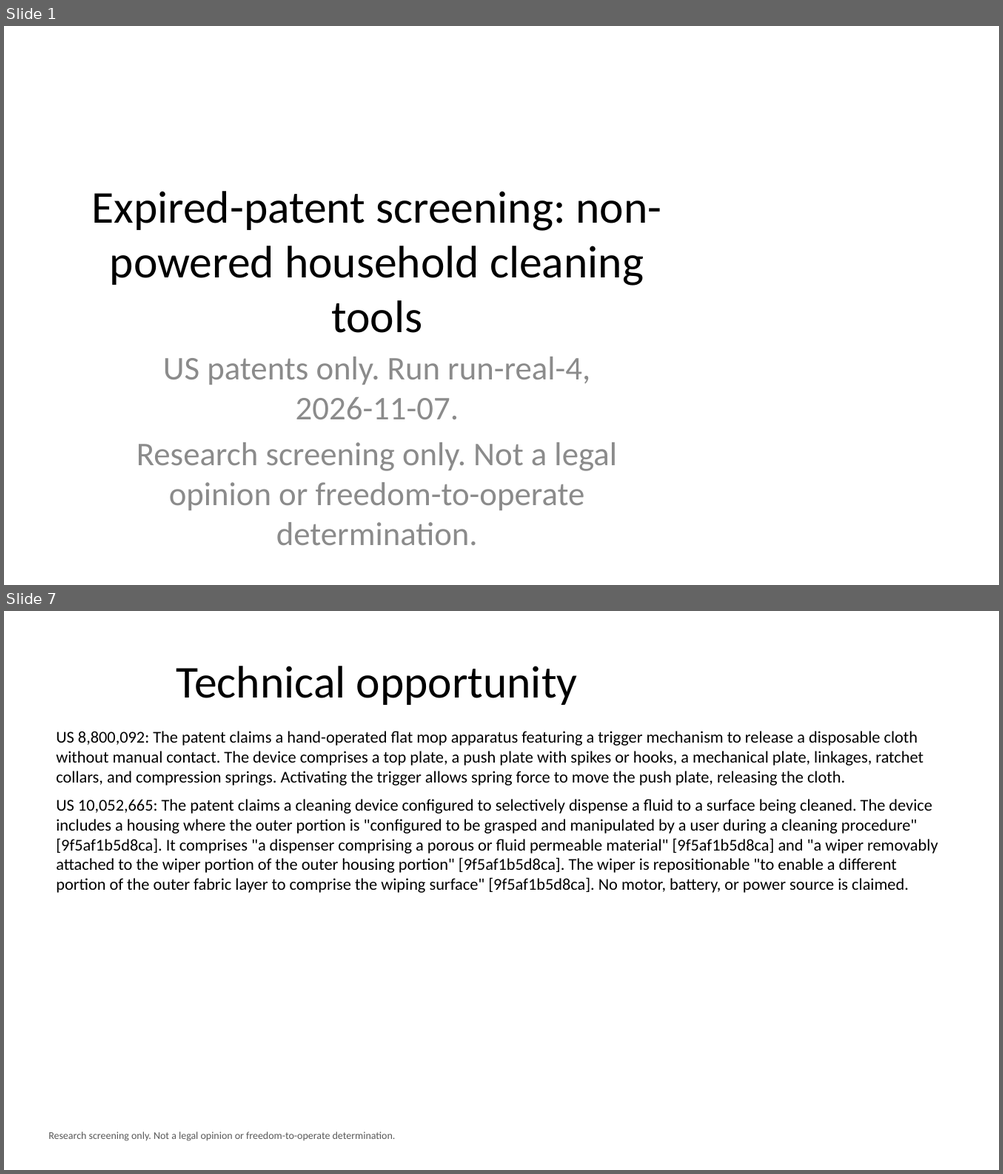
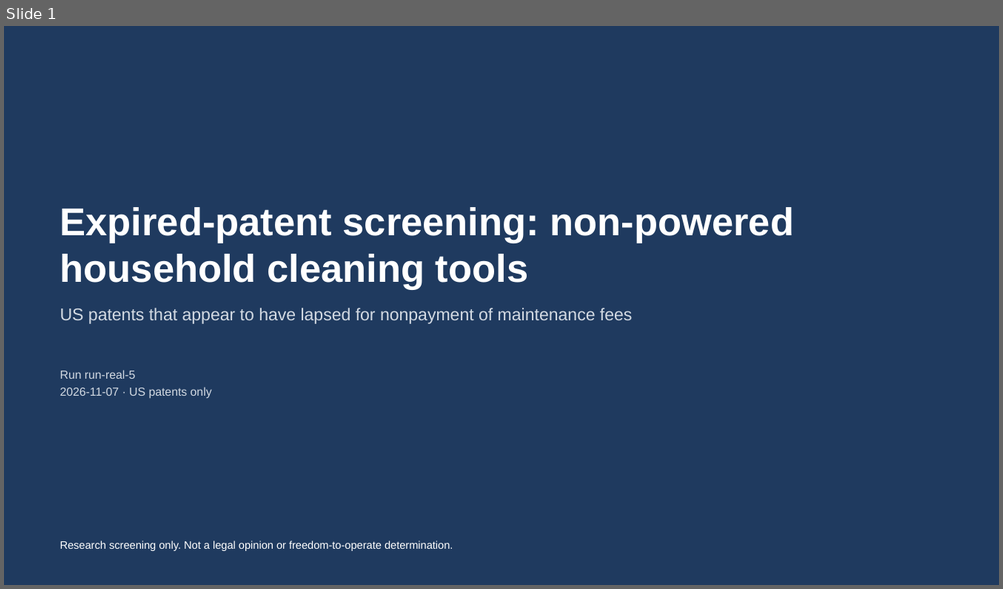
Before and after one commit to DhafinFawwaz/expired-patent-opportunity-agent, a slide deck: outputs/samples/deck.pptx. Shown one above the other, each under a label of ours: slides 1 and 7 before the commit, slide 1 after it; the slides between them are not shown. The pictures are 1003x1174 and 1003x589 pixels, drawn with LibreOffice and Linux fonts; fonts in the diff are those of the drawing. Boxes give left, top, right and bottom in pixels: in the first picture for what was removed or moved away, otherwise in the second. Text is boxed around its words. In the diff, an @@ line names an element or a change of style, - is before the commit and + after.

```diff
--- a/outputs/samples/deck.pptx
+++ b/outputs/samples/deck.pptx
@@ slide 7 removed at box(4, 611, 999, 1170), background #FFFFFF @@
@@ title removed at box(176, 666, 578, 705) @@
-Technical opportunity
@@ text removed at box(56, 731, 938, 893) @@
-US 8,800,092: The patent claims a hand-operated flat mop apparatus featuring a trigger mechanism to release a disposable cloth without manual contact. The device comprises a top plate, a push plate with spikes or hooks, a mechanical plate, linkages, ratchet collars, and compression springs. Activating the trigger allows spring force to move the push plate, releasing the cloth.
-US 10,052,665: The patent claims a cleaning device configured to selectively dispense a fluid to a surface being cleaned. The device includes a housing where the outer portion is "configured to be grasped and manipulated by a user during a cleaning procedure" [9f5af1b5d8ca]. It comprises "a dispenser comprising a porous or fluid permeable material" [9f5af1b5d8ca] and "a wiper removably attached to the wiper portion of the outer housing portion" [9f5af1b5d8ca]. The wiper is repositionable "to enable a different portion of the outer fabric layer to comprise the wiping surface" [9f5af1b5d8ca]. No motor, battery, or power source is claimed.
@@ text removed at box(48, 1132, 395, 1142) @@
-Research screening only. Not a legal opinion or freedom-to-operate determination.
@@ slide 1 changed as well @@
@@ background #FFFFFF to #1F3A5F @@
@@ title "Expired-patent screening: non-powered household cleaning ...": place and size @@
-title "Expired-patent screening: non-powered household cleaning ..." at box(91, 191, 661, 333)
+title "Expired-patent screening: non-powered household cleaning ..." at box(60, 207, 794, 290)
@@ title "Expired-patent screening: non-powered household cleaning ..." at box(60, 207, 794, 290): size 44 to 37.5 pt, font Calibri to Arial, text colour #000000 to #FFFFFF, bold on; alignment centre to left; vertical alignment middle to bottom @@
@@ subtitle at box(60, 308, 632, 324): text changed; size 32 to 16.5 pt; font Calibri to Arial; text colour #8C8C8C to #D3DAE3 @@
-US patents only. Run run-real-4, 2026-11-07.
-Research screening only. Not a legal opinion or freedom-to-operate determination.
+US patents that appear to have lapsed for nonpayment of maintenance fees
@@ text added at box(60, 370, 212, 399), 11.2 pt, text #D3DAE3 @@
+Run run-real-5
+2026-11-07 · US patents only
@@ text added at box(60, 541, 452, 551), 10.5 pt, text #FFFFFF @@
+Research screening only. Not a legal opinion or freedom-to-operate determination.
```
Also in this commit, not shown: 7 other slides changed, 1 slide added, 14 other files.
